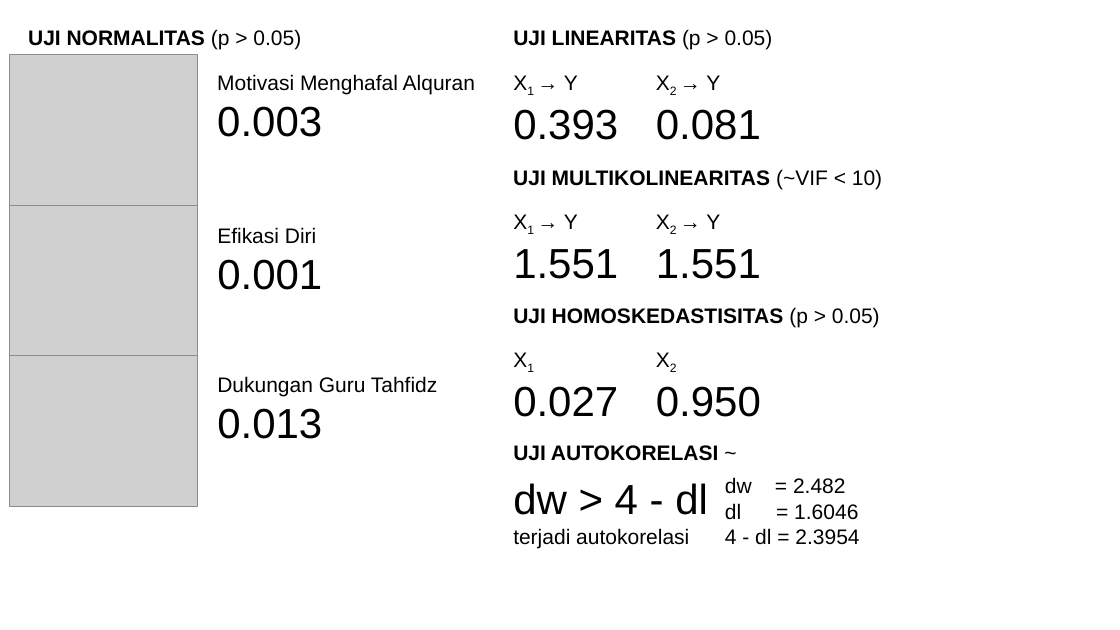
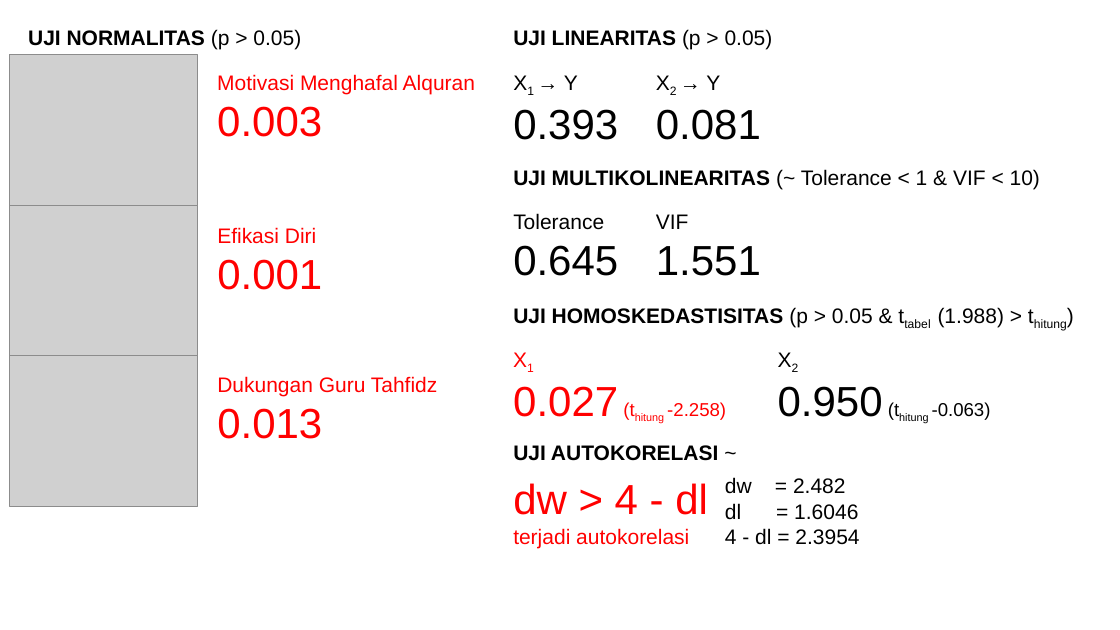
Before and after one commit to mzaini30/skripsi, a slide deck: slide 3 of Seminar Hasil Skripsi.pptx. Drawn at 1120x630 pixels with LibreOffice and Linux fonts; fonts in the diff are those of the drawing; grey boxes stand for pictures; background and template pictures are left out. Boxes give left, top, right and bottom in pixels: in the first picture for what was removed or moved away, otherwise in the second. Text is boxed around its words. In the diff, an @@ line names an element or a change of style, - is before the commit and + after.

```diff
--- a/Seminar Hasil Skripsi.pptx
+++ b/Seminar Hasil Skripsi.pptx
@@ text at (513,169,1040,189): text changed; bold off @@
-UJI MULTIKOLINEARITAS (~VIF < 10)
+UJI MULTIKOLINEARITAS (~ Tolerance < 1 & VIF < 10)
@@ text at (513,213,618,276): text changed; size 36 to 18 pt @@
-X1 → Y
-1.551
+Tolerance
+0.645
@@ text at (656,214,689,229): text changed @@
-X2 → Y
+VIF
@@ text at (513,307,1005,327): text changed; bold off @@
-UJI HOMOSKEDASTISITAS (p > 0.05)
+UJI HOMOSKEDASTISITAS (p > 0.05 & ttabel (1.988) > thitung)
@@ text "X1" at (513,386,726,420): text colour #000000 to #FF0000 in "X1" @@
@@ text "X2": place and size @@
-text "X2" at (656,386,761,417)
+text "X2" at (778,386,991,420)
@@ text at (513,386,726,420): text changed; size 36 to 16 pt; text colour #000000 to #FF0000 @@
-0.027
+0.027 (thitung -2.258)
@@ text at (778,386,991,420): text changed; size 36 to 16 pt @@
-0.950
+0.950 (thitung -0.063)
@@ text colour #000000 to #FF0000 in 4 elements at (217,74,475,137), (217,227,322,290), (217,376,438,439), (513,483,708,548) @@
```
Also in this commit, not shown: 2 other files.
